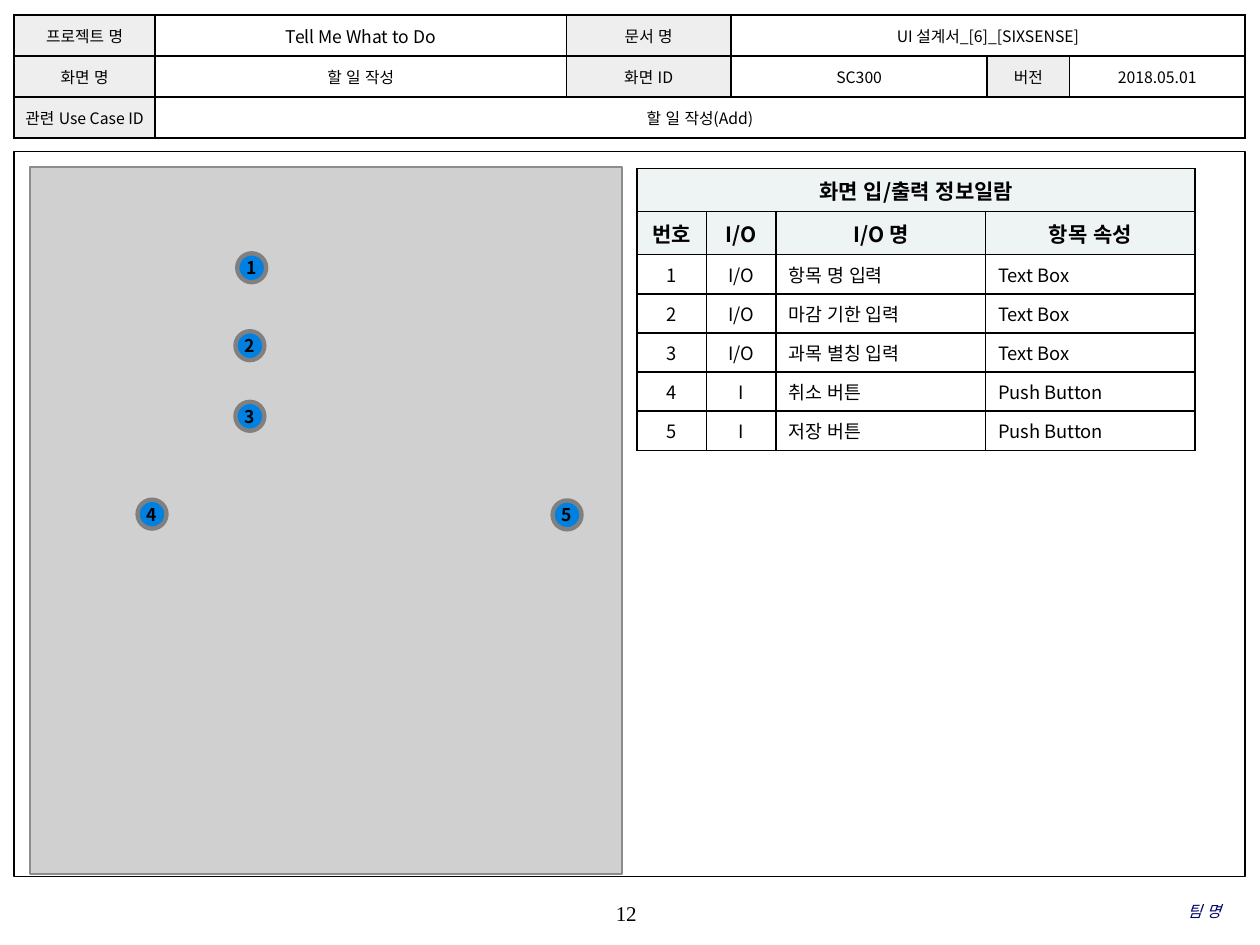
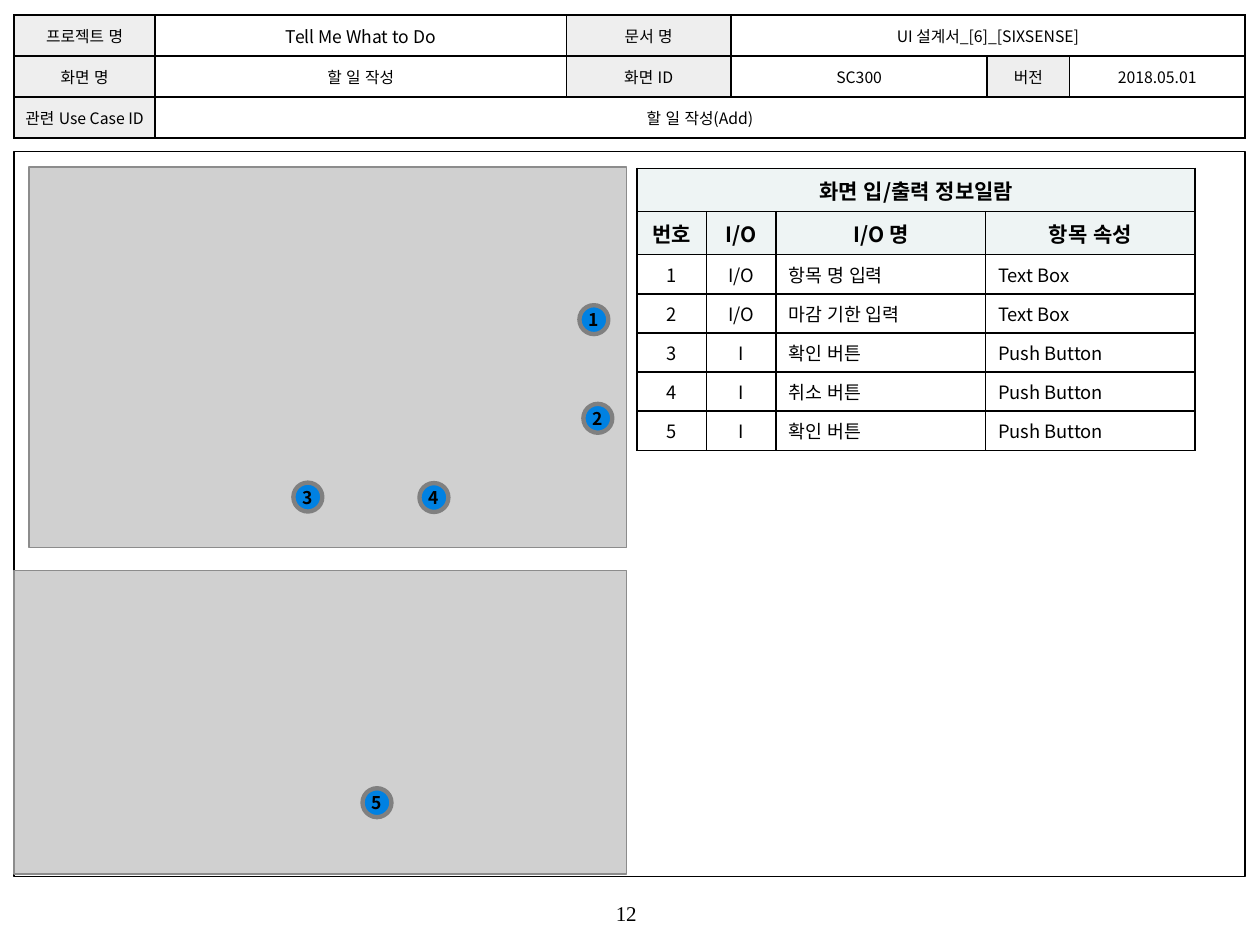
Before and after one commit to SMU-SE-Admin/18-1_6_SIXSENSE_Doc, a slide deck: slide 12 of 03 설계/UI 설계서_[6]_[SIXSENSE].pptx. Drawn at 1260x945 pixels with LibreOffice and Linux fonts; fonts in the diff are those of the drawing; grey boxes stand for pictures; background and template pictures are left out. Boxes give left, top, right and bottom in pixels: in the first picture for what was removed or moved away, otherwise in the second. Text is boxed around its words. In the diff, an @@ line names an element or a change of style, - is before the commit and + after.

```diff
--- a/03 설계/UI 설계서_[6]_[SIXSENSE].pptx
+++ b/03 설계/UI 설계서_[6]_[SIXSENSE].pptx
@@ picture: place and size @@
-picture at <box>30,166,622,873</box>
+picture at <box>29,166,626,547</box>
@@ table at <box>638,169,1194,444</box> @@
-row 5: 3 | I/O | 과목 별칭 입력 | Text Box
+row 5: 3 | I | 확인 버튼 | Push Button
-row 7, column 3: 저장 버튼
+row 7, column 3: 확인 버튼
@@ ellipse "1": place and size @@
-ellipse "1" at <box>237,253,266,282</box>
+ellipse "1" at <box>580,305,609,334</box>
@@ ellipse "2": place and size @@
-ellipse "2" at <box>236,331,265,360</box>
+ellipse "2" at <box>583,404,612,433</box>
@@ ellipse "3": place and size @@
-ellipse "3" at <box>236,402,265,431</box>
+ellipse "3" at <box>294,483,323,512</box>
@@ ellipse "4": place and size @@
-ellipse "4" at <box>137,500,166,529</box>
+ellipse "4" at <box>420,483,449,512</box>
@@ picture added at <box>14,571,626,874</box> @@
@@ ellipse "5": place and size @@
-ellipse "5" at <box>553,500,582,529</box>
+ellipse "5" at <box>363,789,392,818</box>
@@ text removed at <box>1187,904,1221,919</box> @@
-팀 명
```
Also in this commit, not shown: 18 other slides changed, 4 slides added.
